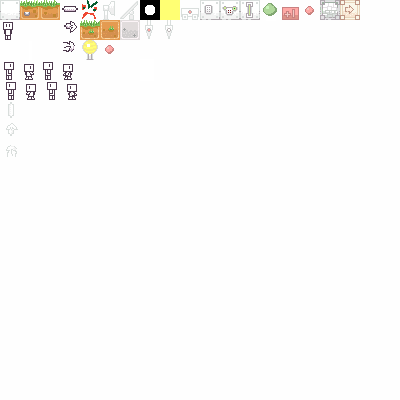
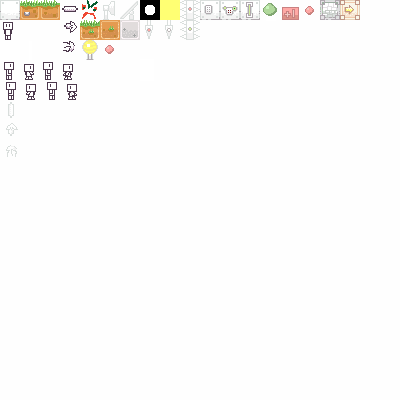
Layered file, before and after one edit (400x400). Changes by layer:
removed layer "Background" over [180, 0, 358, 40]
